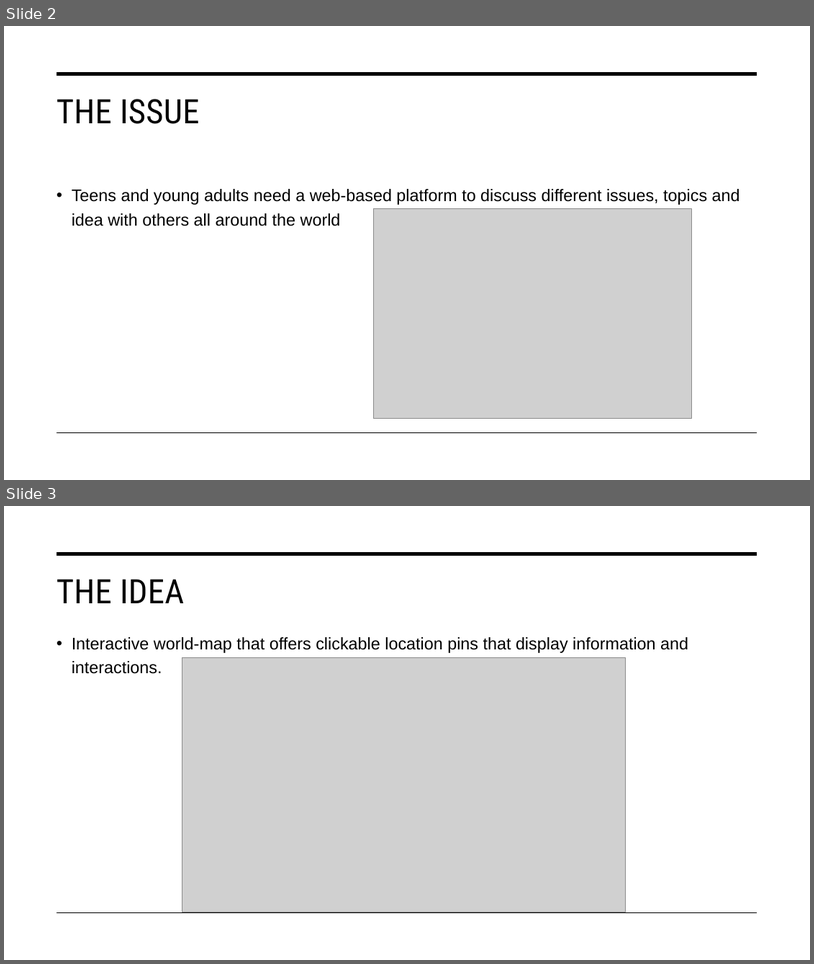
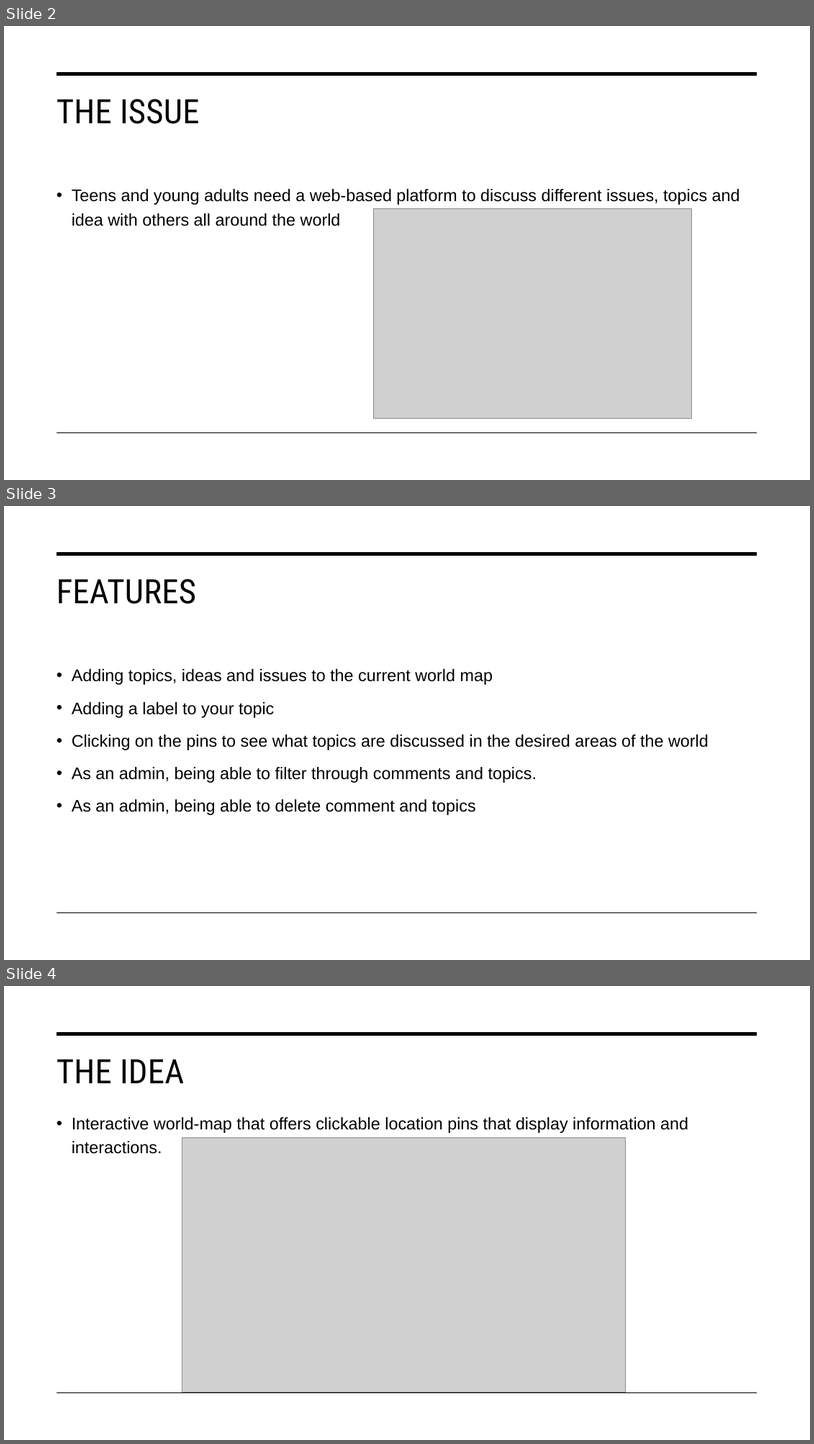
Before and after one commit to jacobmassih/codetogive2022, a slide deck: DigitalMoment.pptx. Shown one above the other, each under a label of ours: slides 2 and 3 before the commit, slides 2, 3 and 4 after it. The pictures are 814x964 and 814x1444 pixels, drawn with LibreOffice and Linux fonts; fonts in the diff are those of the drawing; grey boxes stand for pictures. Boxes give left, top, right and bottom in pixels: in the first picture for what was removed or moved away, otherwise in the second. Text is boxed around its words. In the diff, an @@ line names an element or a change of style, - is before the commit and + after.

```diff
--- a/DigitalMoment.pptx
+++ b/DigitalMoment.pptx
@@ slide 3 added at bbox=[4, 506, 810, 960], background #FFFFFF; not listed: 2 template elements that a slide beside it also shows @@
@@ title added at bbox=[57, 579, 196, 604], 40 pt, text #000000 @@
+FEATURES
@@ text added at bbox=[72, 669, 709, 815], 20 pt, text #000000 @@
+• Adding topics, ideas and issues to the current world map
+• Adding a label to your topic
+• Clicking on the pins to see what topics are discussed in the desired areas of the world
+• As an admin, being able to filter through comments and topics.
+• As an admin, being able to delete comment and topics
@@ what was slide 3 is now slide 4 @@
```
Also in this commit, not shown: 1 slide changed.
